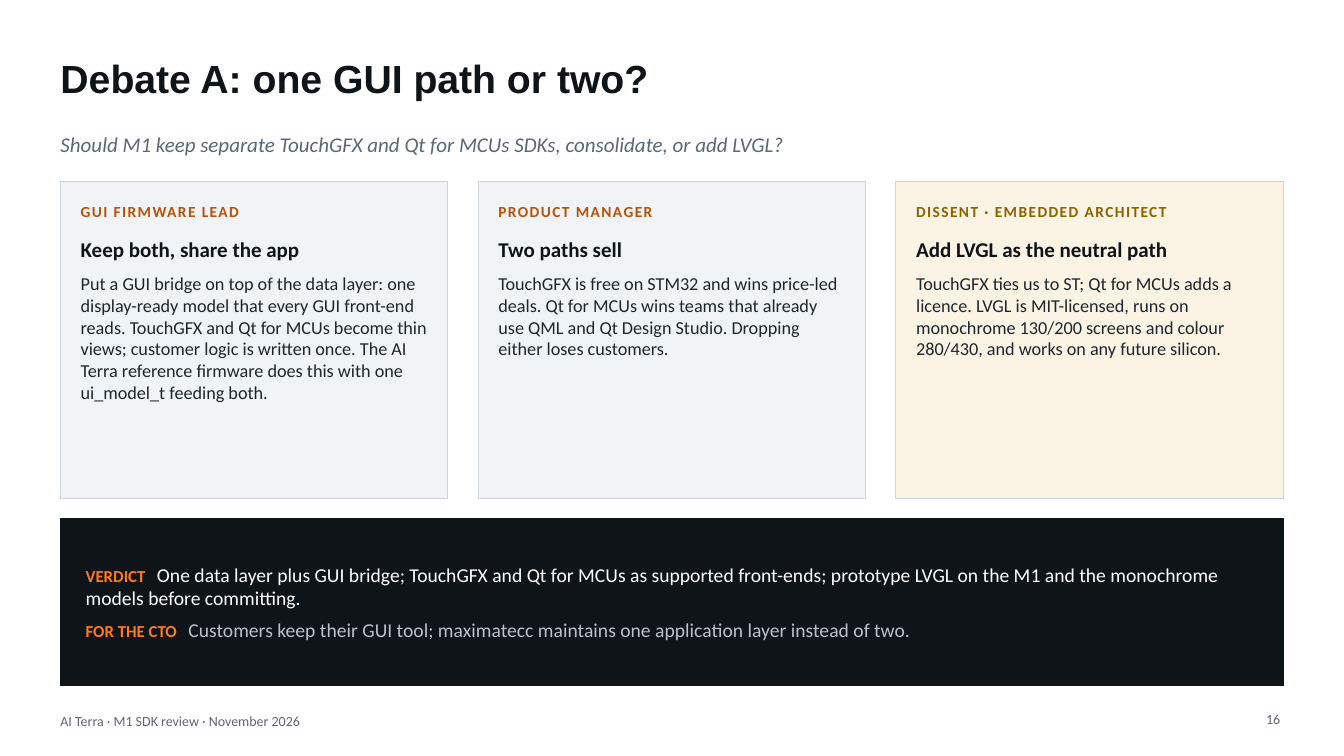
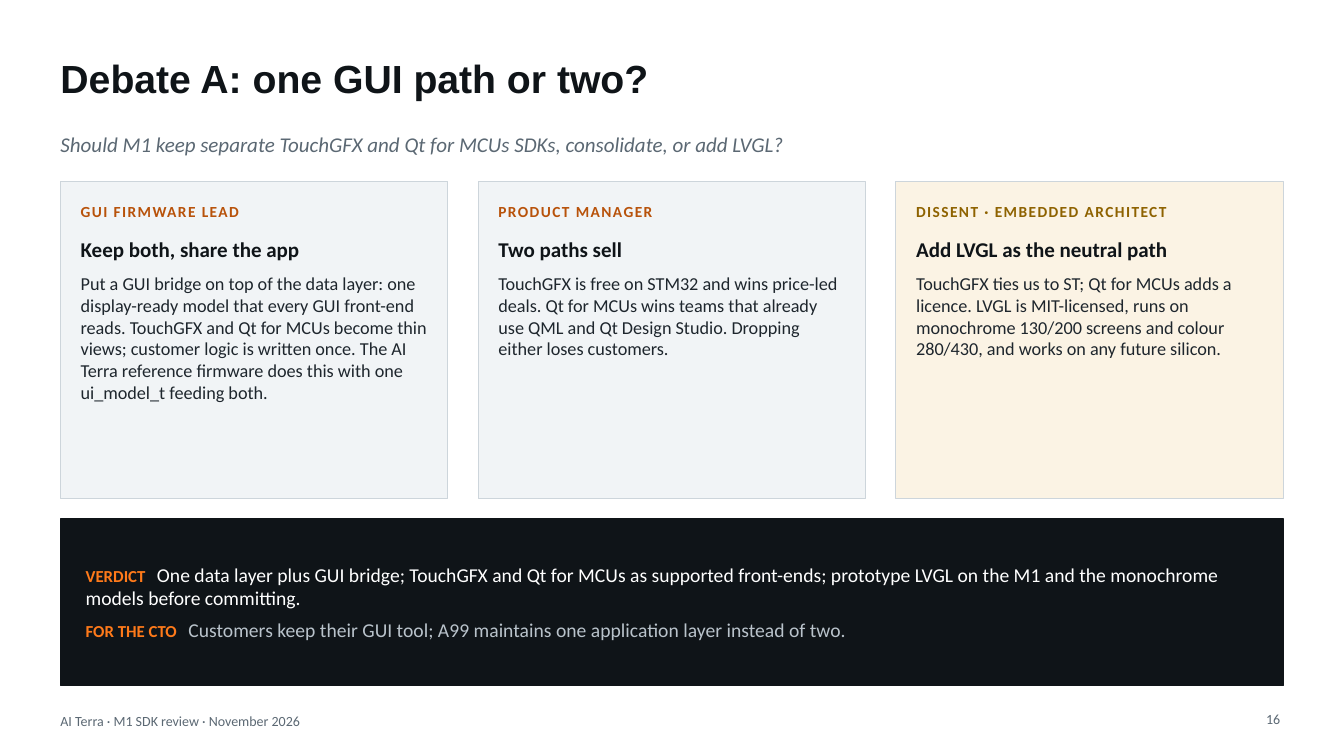
Before and after one commit to Raul-dot-valdez/max, a slide deck: slide 16 of docs/strategy/M1-SDK-review.pptx. Drawn at 1344x756 pixels with LibreOffice and Linux fonts; fonts in the diff are those of the drawing. Boxes give left, top, right and bottom in pixels: in the first picture for what was removed or moved away, otherwise in the second. Text is boxed around its words. In the diff, an @@ line names an element or a change of style, - is before the commit and + after.

```diff
--- a/docs/strategy/M1-SDK-review.pptx
+++ b/docs/strategy/M1-SDK-review.pptx
@@ text at (x1=86, y1=623, x2=846, y2=640): text changed @@
-FOR THE CTO Customers keep their GUI tool; maximatecc maintains one application layer instead of two.
+FOR THE CTO Customers keep their GUI tool; A99 maintains one application layer instead of two.
```
Also in this commit, not shown: 15 other slides changed, 19 other files.
